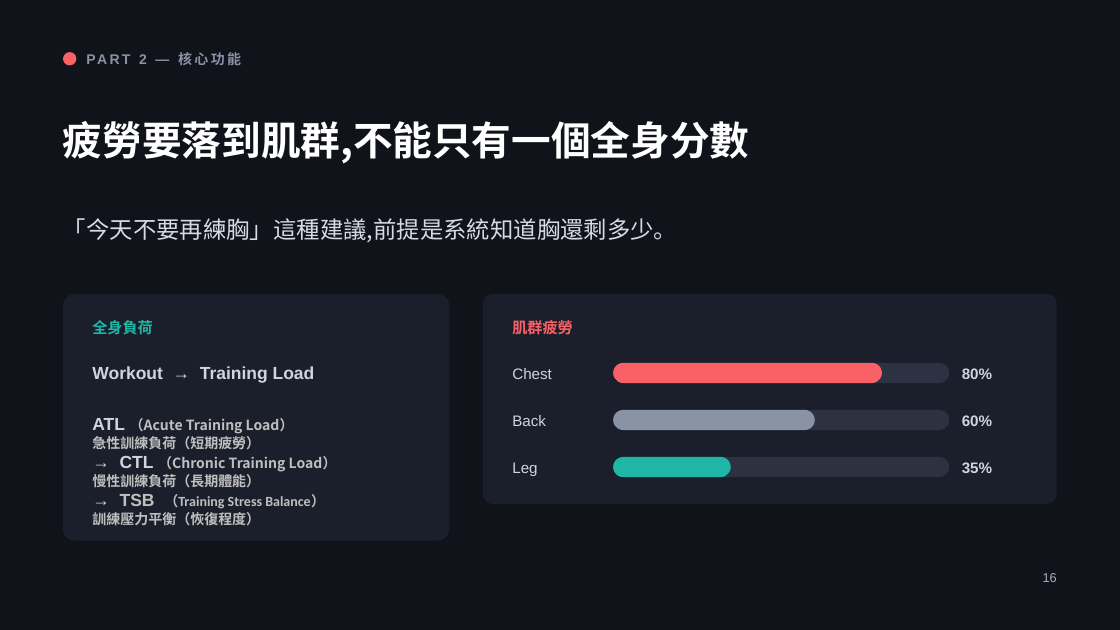
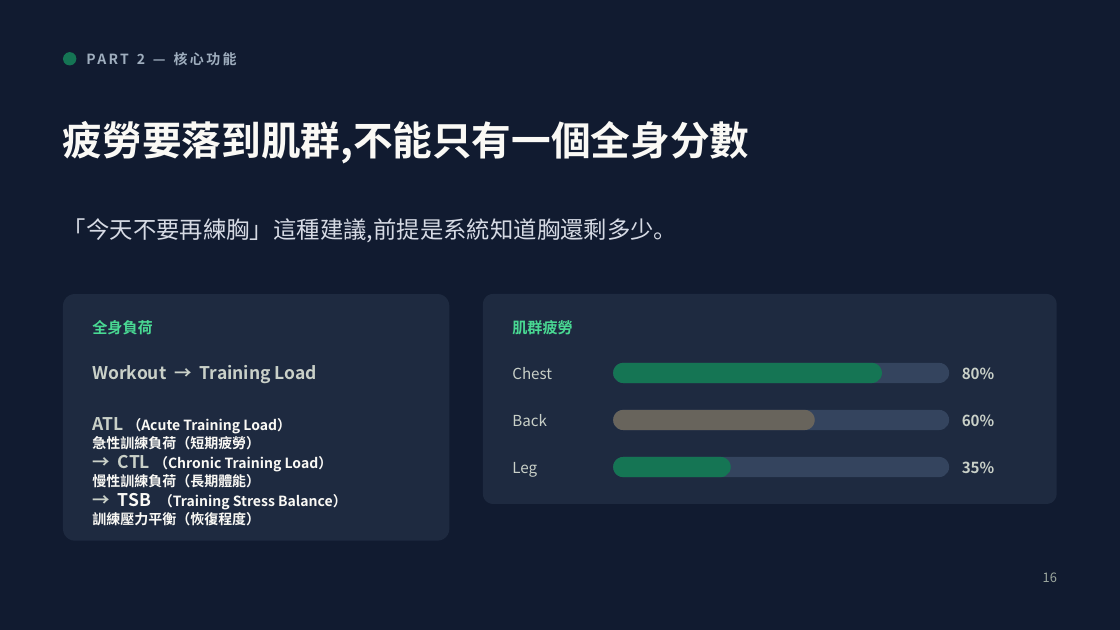
Before and after one commit to henryyeh182/evidra, a slide deck: slide 16 of docs/Fitness-MCP-Product-Vision.pptx. Drawn at 1120x630 pixels with LibreOffice and Linux fonts; fonts in the diff are those of the drawing. Boxes give left, top, right and bottom in pixels: in the first picture for what was removed or moved away, otherwise in the second. Text is boxed around its words. In the diff, an @@ line names an element or a change of style, - is before the commit and + after.

```diff
--- a/docs/Fitness-MCP-Product-Vision.pptx
+++ b/docs/Fitness-MCP-Product-Vision.pptx
@@ background #10131A to #111B30 @@
@@ ellipse at bbox=[63, 52, 76, 66]: fill #F96167 to #157554 @@
@@ text "PART 2 — 核心功能" at bbox=[137, 52, 237, 65]: font Arial to Noto Sans CJK SC, text colour #8A93A6 to #9FAEBE @@
@@ text "疲勞要落到肌群,不能只有一個全身分數" at bbox=[63, 121, 749, 164]: font Noto Sans CJK TC to Noto Sans CJK SC, text colour #FFFFFF to #FAF9F5 @@
@@ text "「今天不要再練胸」這種建議,前提是系統知道胸還剩多少。" at bbox=[63, 218, 677, 242]: font Noto Sans CJK TC to Noto Sans CJK SC @@
@@ rounded rectangle at bbox=[63, 294, 450, 541]: fill #1B1F2B to #1E2A40 @@
@@ rounded rectangle at bbox=[483, 294, 1057, 504]: fill #1B1F2B to #1E2A40 @@
@@ text "全身負荷" at bbox=[92, 320, 153, 335]: font Noto Sans CJK TC to Noto Sans CJK SC, text colour #1FB6A6 to #49D993 @@
@@ text "肌群疲勞" at bbox=[512, 320, 573, 334]: font Noto Sans CJK TC to Noto Sans CJK SC, text colour #F96167 to #49D993 @@
@@ text "Workout → Training Load" at bbox=[92, 365, 347, 526]: font Arial to Noto Sans CJK SC in "Workout → Training Load", "ATL", "→ CTL", "→ TSB （Training"; text colour #CFD4DF to #C9D0C8 in "Workout → Training Load", "ATL", "→ CTL", "→"; font Noto Sans CJK TC to Noto Sans CJK SC in "（Acute Training Load）", "急性訓練負荷（短期疲勞）", "（Chronic Training Load）", "慢性訓練負荷（長期體能）"; text colour #BFBFBF to #FAF9F5 in "（Acute Training Load）", "急性訓練負荷（短期疲勞）", "（Chronic Training Load）", "慢性訓練負荷（長期體能）" and 2 more places; font Calibri to Noto Sans CJK SC in "（Training Stress Balance）", "訓練壓力平衡（恢復程度）" @@
@@ rounded rectangle at bbox=[613, 363, 882, 383]: fill #F96167 to #157554 @@
@@ rounded rectangle at bbox=[613, 410, 815, 430]: fill #8A93A6 to #68645C @@
@@ fill #2C3242 to #34445E in 3 elements at bbox=[613, 363, 949, 383], bbox=[613, 410, 949, 430], bbox=[613, 457, 949, 477] @@
@@ rounded rectangle at bbox=[613, 457, 731, 477]: fill #1FB6A6 to #157554 @@
@@ font Arial to Noto Sans CJK SC, text colour #CFD4DF to #C9D0C8 in 6 elements at bbox=[512, 367, 552, 379], bbox=[962, 367, 994, 379], bbox=[512, 414, 547, 426], bbox=[962, 414, 994, 426], bbox=[512, 462, 537, 477], bbox=[962, 461, 994, 473] @@
@@ text "16" at bbox=[1043, 572, 1057, 582]: font Arial to Noto Sans CJK SC, text colour #A8AEBC to #9DA89F @@
```
Also in this commit, not shown: 31 other slides changed, 1 other file.
